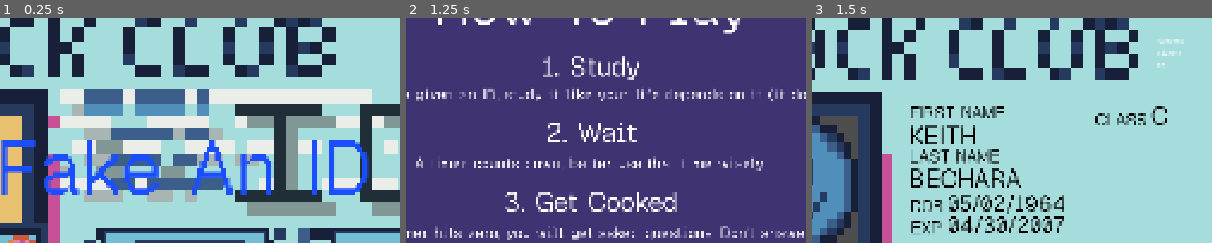
Above: before the commit, frames 1-3 (left to right).
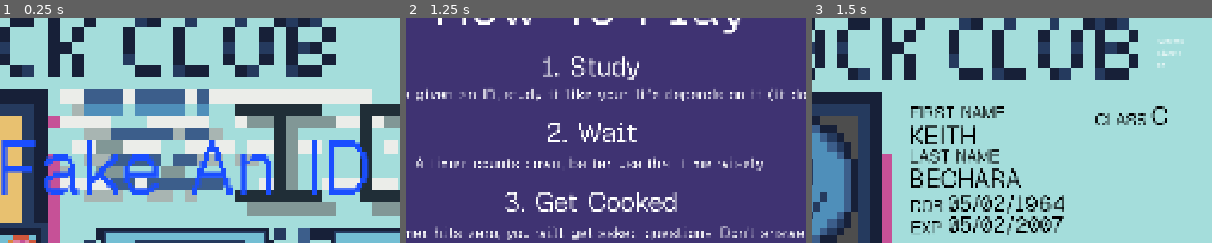
Above: after the commit, the same moments.

Repository: itstntcraft123/fake-an-id
Game: Godot game, scene res://scenes/main_menu.tscn
Two runs of this game, one before a commit and one after it. Both use one fixed random seed, a clock stepped at 60 frames per second and the inputs below.
Inputs:
- Up to frame 1 (0.25 s): no input
- Up to frame 2 (1.25 s): click "[color=#ffffff00]> [/color][c…" at 0.5 s
- Up to frame 3 (1.5 s): click "[color=#ffffff00]> [/color][c…" at 1.25 s
The pictures show only the part of the screen within x 27-77%, y 14-64%; the shares and areas given below are measured in that part.

Frames 1-2 are identical in both runs. In frame 3, 1.2% of the frame differs, in the area x 37-63%, y 88-97%.

Commit message:
add new functions to id_data; revert random_exp change

Diff:
--- a/scripts/game.gd
+++ b/scripts/game.gd
@@ -35,9 +35,11 @@
 	var age := Utils.random_age()
 	var dob := Utils.random_dob(age)
 	var expiry := Utils.random_exp(dob)
+	var iss := Utils.random_iss(dob, expiry)
+	var license_class := Utils.random_class(age)
 
 	id_data = {
-		"class": Utils.random_class(age),
+		"class": license_class,
 		"first_name": Utils.random_first_name(gender),
 		"last_name": Utils.random_last_name(),
 		"dob": Utils.date_to_str(dob),
@@ -47,6 +49,12 @@
 		"weight": Utils.random_weight(),
 		"eyes": Utils.random_eye_color(),
 		"hair": Utils.random_hair_color(),
+		# new values
+		"license_no": Utils.random_license_no(),
+		"dd": Utils.random_dd(dob, iss, expiry),
+		"endorsements": Utils.random_end(license_class),
+		"restrictions": Utils.random_restr(license_class),
+		"issue": iss
 	}
 
 	$UI/IDCard/DriversClassLabel/DriversClass.text = id_data["class"]
--- a/scripts/utils.gd
+++ b/scripts/utils.gd
@@ -5,6 +5,7 @@
 func _ready() -> void:
 	rng.randomize()
 
+# Random functions
 func random_license_no() -> String:
 	return random_string(1) + random_num(7)
 
@@ -46,9 +47,6 @@
 	var min_date := max_date.duplicate()
 	min_date["year"] -= 1
 	return Time.get_datetime_dict_from_unix_time(randi_range(Time.get_unix_time_from_datetime_dict(min_date), Time.get_unix_time_from_datetime_dict(max_date)))
-
-func date_to_str(date: Dictionary) -> String:
-	return str(date["month"]).pad_zeros(2) + "/" + str(date["day"]).pad_zeros(2) + "/" + str(date["year"]).pad_zeros(4)
 
 func days_in_month(year: int, month: int) -> int:
 	match month:
@@ -61,21 +59,12 @@
 			return 31
 
 func random_exp(dob: Dictionary) -> Dictionary: # expiry date
+	# licenses can be expired
 	var expired: bool = randf() < 0.2
-	var year: int = get_possible_exps(dob, expired).pick_random()
-
-	# bruh liscenses are expiring in the past
-	var today := get_date()
-	if not expired and year == today["year"]:
-		var end_of_year := {"year": year, "month": 12, "day": 31}
-		return rand_date(today, end_of_year)
-
-	var month := randi_range(1, 12)
-	return {
-		"year": year,
-		"month": month,
-		"day": randi_range(1, days_in_month(year, month)),
-	}
+	var date: Dictionary = dob.duplicate()
+	var possible_exps := get_possible_exps(dob, expired)
+	date["year"] = possible_exps.pick_random()
+	return date
 
 func get_possible_exps(dob: Dictionary, expired: bool) -> Array[int]:
 	var current_year: int = get_date()["year"]
@@ -201,6 +190,10 @@
 		"UNK": 0.033
 	})
 
+# Helper functions
+func date_to_str(date: Dictionary) -> String:
+	return str(date["month"]).pad_zeros(2) + "/" + str(date["day"]).pad_zeros(2) + "/" + str(date["year"]).pad_zeros(4)
+
 func random_string(length: int) -> String:
 	const alphabet := "abcdefghijklmnopqrstuvwxyz"
 	var alphabet_array := Array(alphabet.split())
